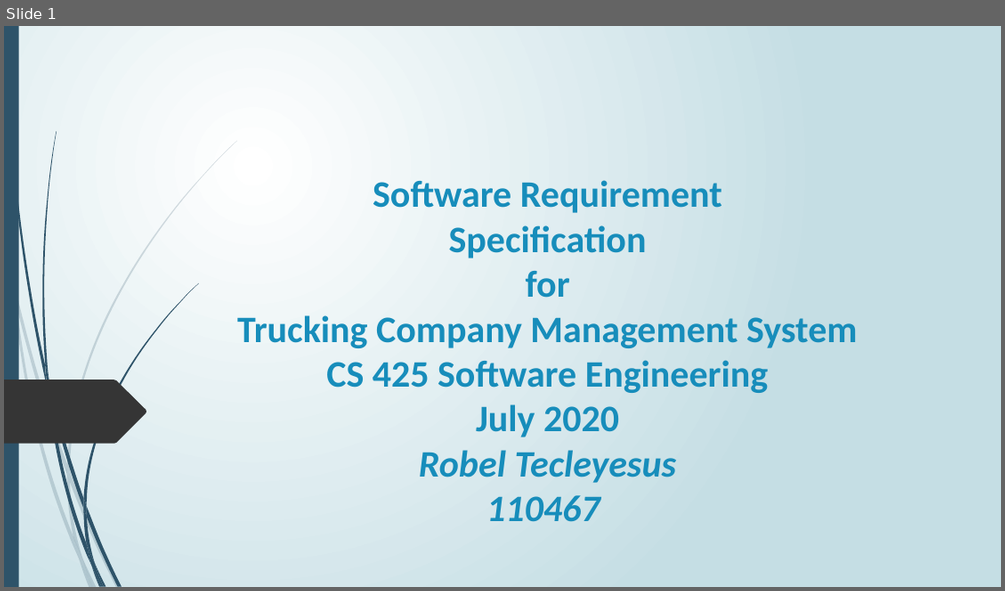
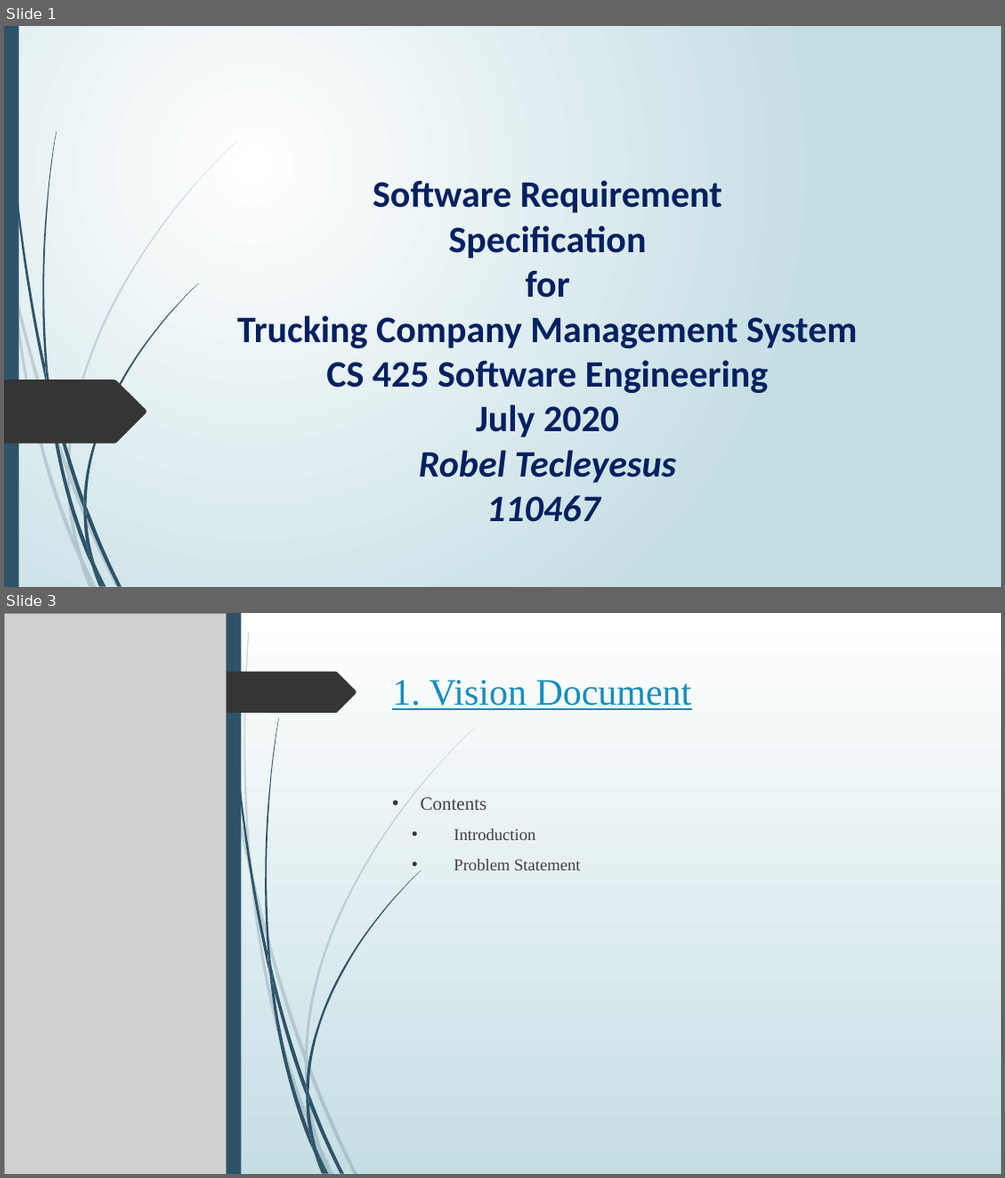
Before and after one commit to robel921/SE-TruckingCompanyMS, a slide deck: Documents/Project_Presentation1.pptx. Shown one above the other, each under a label of ours: slide 1 before the commit, slides 1 and 3 after it; the slides between them are not shown. The pictures are 1005x591 and 1005x1178 pixels, drawn with LibreOffice and Linux fonts; fonts in the diff are those of the drawing; grey boxes stand for pictures; background and template pictures are left out. Boxes give left, top, right and bottom in pixels: in the first picture for what was removed or moved away, otherwise in the second. Text is boxed around its words. In the diff, an @@ line names an element or a change of style, - is before the commit and + after.

```diff
--- a/Documents/Project_Presentation1.pptx
+++ b/Documents/Project_Presentation1.pptx
@@ slide 3 added at (4,613,1001,1174), background gradient #FFFFFF to #C5DEE5; not listed: 12 template elements that a slide beside it also shows @@
@@ rectangle added at (4,613,1001,1174), fill gradient #FFFFFF to #C5DEE5 @@
@@ picture added at (4,613,226,1174) @@
@@ rectangle added at (226,613,241,1174), fill #2E5369 @@
@@ freeform shape added at (4,672,134,713), fill #353535 @@
@@ freeform shape added at (226,672,356,713), fill #353535 @@
@@ title added at (392,680,692,710), 36 pt, text #178DBB, underline @@
+1. Vision Document
@@ text added at (421,797,580,870), 16 pt, text #404040 @@
+• Contents
+  • Introduction
+  • Problem Statement
@@ group added at (228,613,421,1174): 12 freeform shapes @@
@@ group added at (242,632,475,1174): 12 freeform shapes @@
@@ slide 1 changed as well @@
@@ title "Software Requirement Specification for Trucking ..." at (237,180,857,522): text colour #178DBB to #002060 @@
```
Also in this commit, not shown: 1 other slide changed, 17 other slides added, 2 slides removed.
